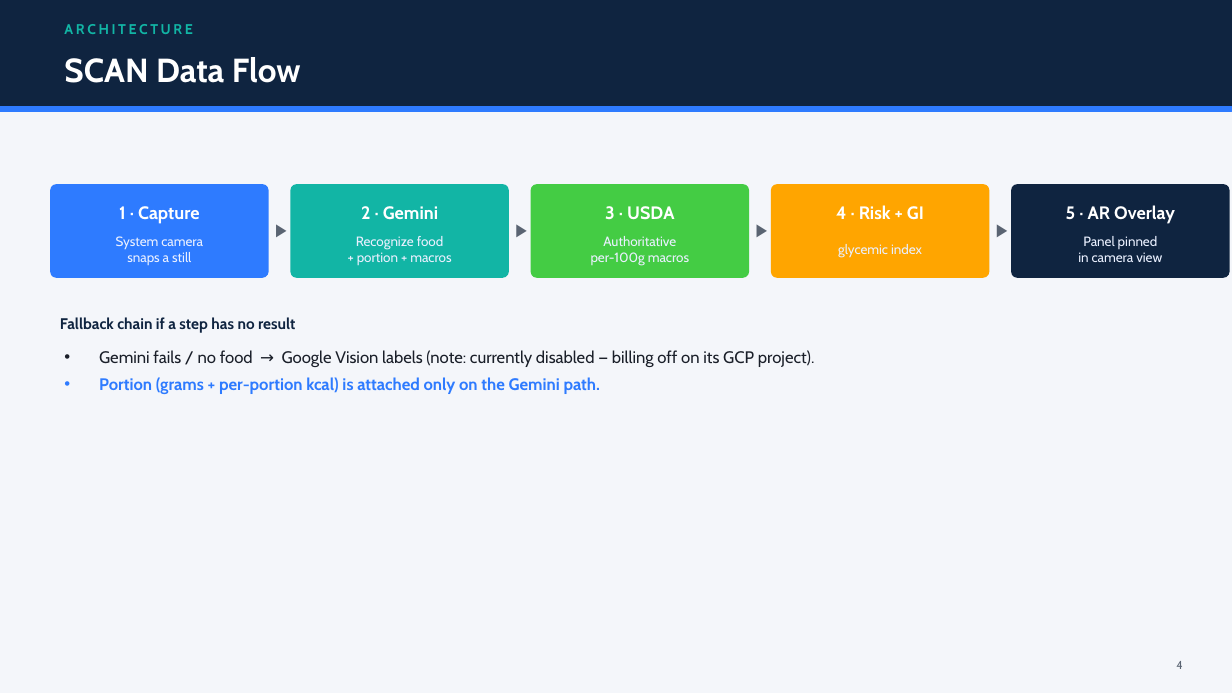
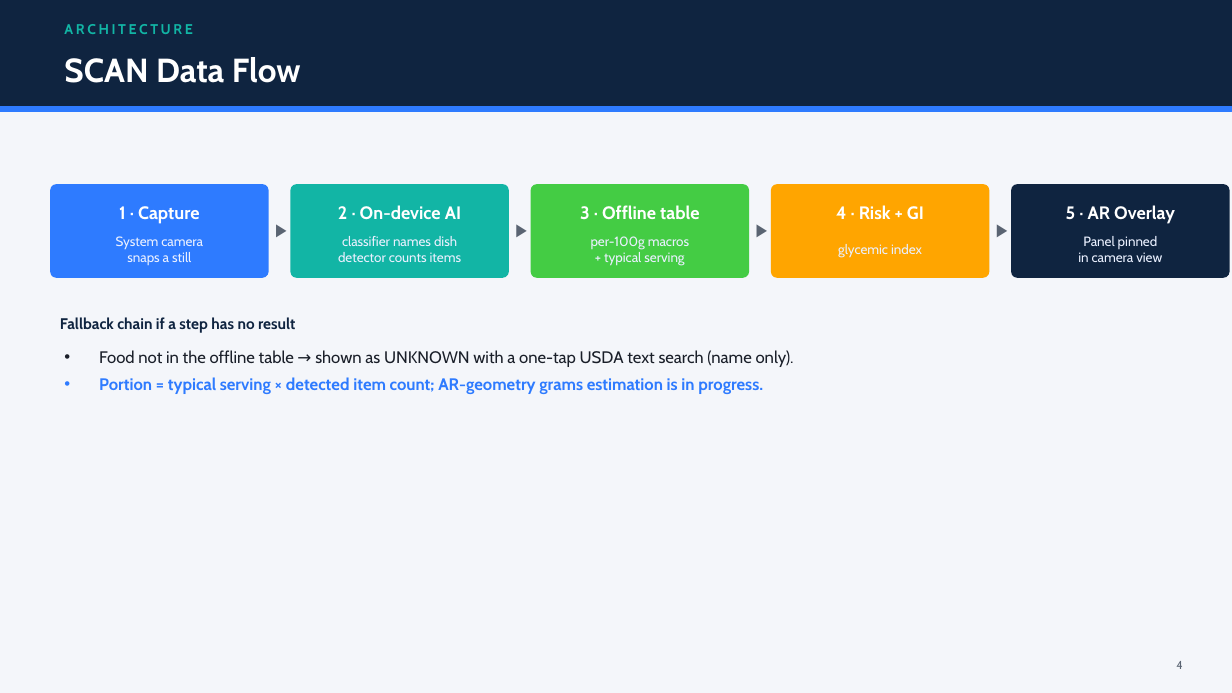
Before and after one commit to ishratafroz/AR_mobile_app, a slide deck: slide 4 of AR_Diet_Gemini_Update.pptx. Drawn at 1232x693 pixels with LibreOffice and Linux fonts; fonts in the diff are those of the drawing. Boxes give left, top, right and bottom in pixels: in the first picture for what was removed or moved away, otherwise in the second. Text is boxed around its words. In the diff, an @@ line names an element or a change of style, - is before the commit and + after.

```diff
--- a/AR_Diet_Gemini_Update.pptx
+++ b/AR_Diet_Gemini_Update.pptx
@@ text at [338,205,461,220]: text changed @@
-2 · Gemini
+2 · On-device AI
@@ text at [580,205,699,219]: text changed @@
-3 · USDA
+3 · Offline table
@@ text at [338,236,461,262]: text changed @@
-Recognize food
-+ portion + macros
+classifier names dish
+detector counts items
@@ text at [603,236,676,246]: paragraph removed @@
-Authoritative
@@ text at [604,252,684,266]: paragraph added @@
++ typical serving
@@ text at [99,350,794,394]: text changed; text colour #1A1F29 to #2E7BFF; bold on @@
-• Gemini fails / no food → Google Vision labels (note: currently disabled — billing off on its GCP project).
-• Portion (grams + per-portion kcal) is attached only on the Gemini path.
+• Food not in the offline table → shown as UNKNOWN with a one-tap USDA text search (name only).
+• Portion = typical serving × detected item count; AR-geometry grams estimation is in progress.
```
Also in this commit, not shown: 7 other slides changed, 2 slides added, 1 slide removed, 36 other files.
